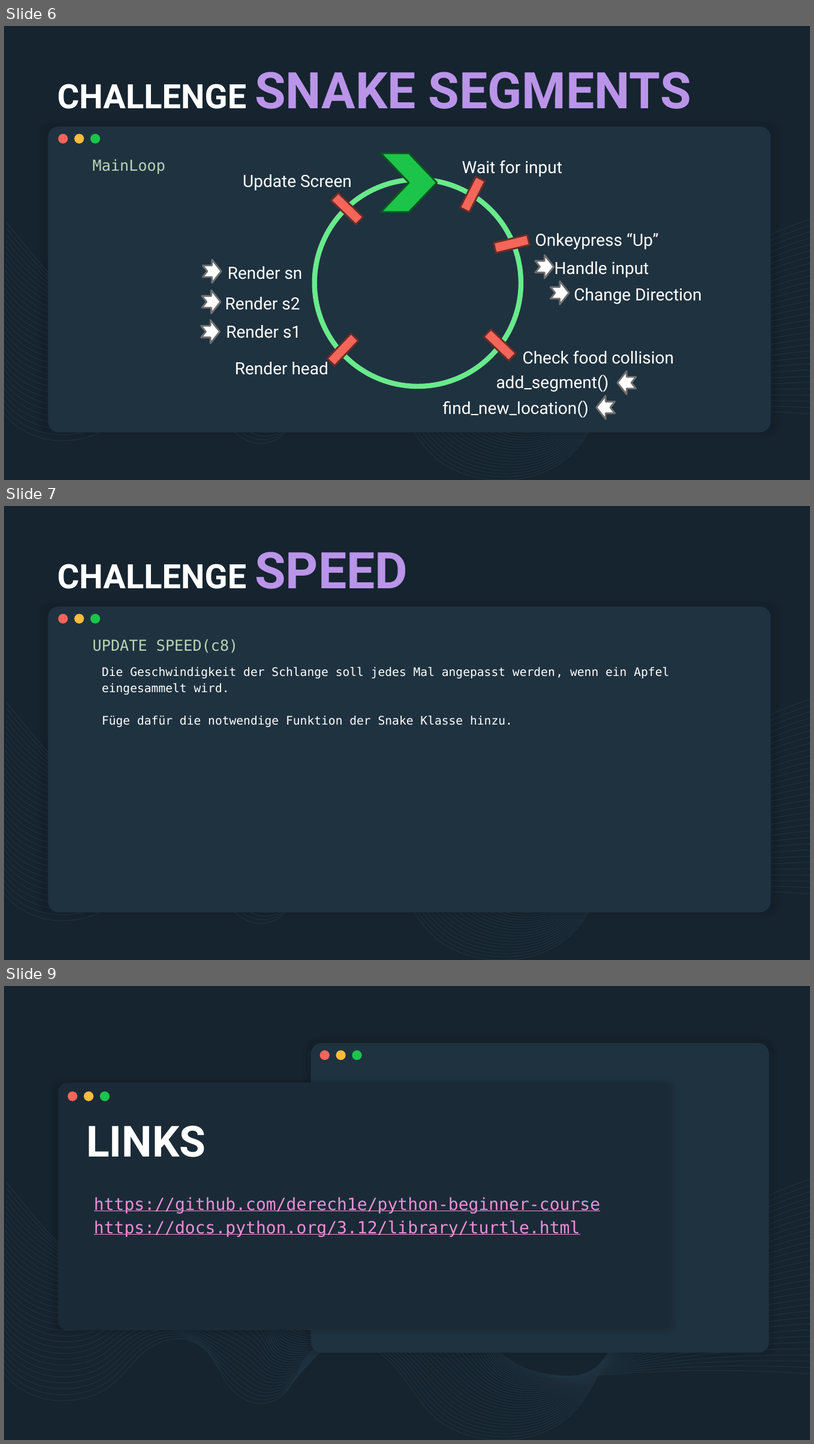
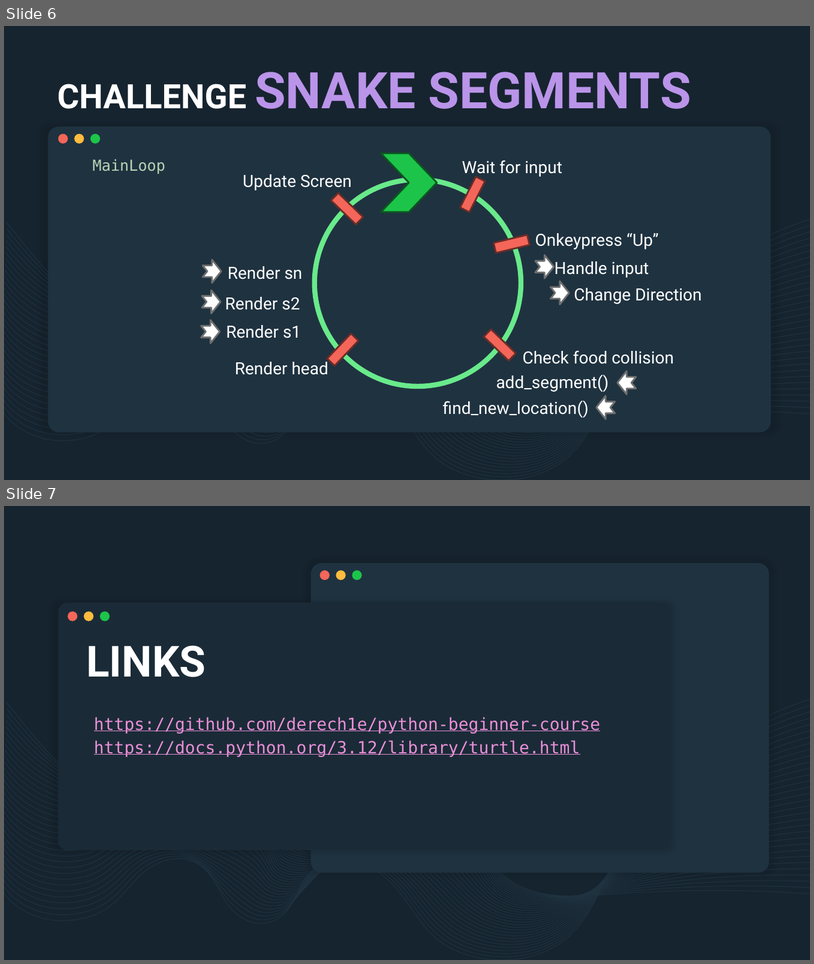
Before and after one commit to derech1e/python-beginner-course, a slide deck: 008/lesson_8.pptx. Shown one above the other, each under a label of ours: slides 6, 7 and 9 before the commit, slides 6 and 7 after it; the slides between them are not shown. The pictures are 814x1444 and 814x964 pixels, drawn with LibreOffice and Linux fonts; fonts in the diff are those of the drawing. Boxes give left, top, right and bottom in pixels: in the first picture for what was removed or moved away, otherwise in the second. Text is boxed around its words. In the diff, an @@ line names an element or a change of style, - is before the commit and + after.

```diff
--- a/008/lesson_8.pptx
+++ b/008/lesson_8.pptx
@@ slide 7 removed at <box>4,506,810,960</box>, background #16242F; not listed: 36 template elements that a slide beside it also shows @@
@@ title removed at <box>57,552,408,589</box> @@
-CHALLENGE SPEED
@@ subtitle removed at <box>93,639,239,653</box> @@
-UPDATE SPEED(c8)
@@ text removed at <box>102,667,669,727</box> @@
-Die Geschwindigkeit der Schlange soll jedes Mal angepasst werden, wenn ein Apfel eingesammelt wird.
-Füge dafür die notwendige Funktion der Snake Klasse hinzu.
@@ what was slide 9 is now slide 7 @@
```
Also in this commit, not shown: 1 slide changed, 1 other slide removed, 33 other files.
